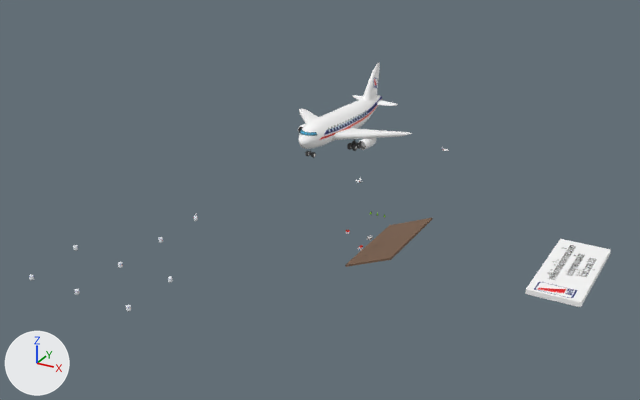
The glTF model ar-playground/models/p1ar1.glb as it was, and as the next commit left it.
One viewpoint serves both versions: a 50 mm camera at (40.8, -90.3, 48.5) aimed at (-6.1, -5.0, 5.9). Every picture has the same lights, and +X, +Y and +Z are marked at lower left. Where no turn or scale is listed for an object, it has been applied to the vertices.

Objects in the first picture: 'Airportsetup_earth2:Layer1', 'Airportsetup_earth2:Layer18', 'Airportsetup_earth2:Layer19', 'cute_plane_(1)'.
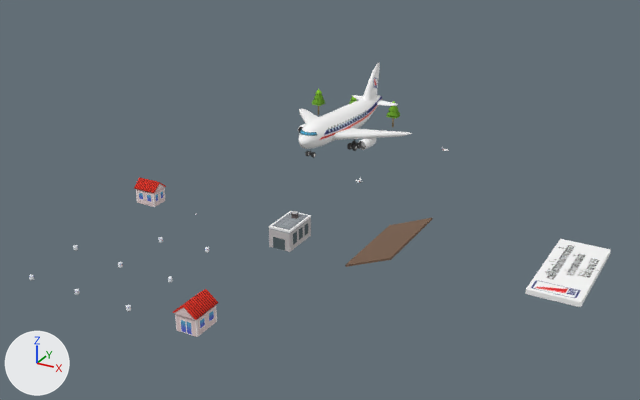
Boxes [x1, y1, x2, y2] around the edits, measured in the pictures (640 x 400 px):
```json
{"object": "Airportsetup_earth2:Layer19", "change": "rescaled", "before": [346, 212, 386, 250], "after": [134, 89, 400, 337], "on screen": "551% wider, 538% taller"}
{"object": "BAF_Tank_(7)", "change": "moved", "before": [193, 216, 198, 221], "after": [205, 247, 209, 253]}
```

Scene script edits in JSON lines:
```json
{"op": "set", "path": "ob_baf_tank__7.location", "old": "(-21.61, -9.17, 1.37)", "new": "(-14.56, -16.53, 1.95)"}
{"op": "set", "path": "ob_airportsetup_earth2_layer19.scale", "old": "(0.146, 0.146, 0.146)", "new": "(1.0, 1.0, 1.0)"}
```
